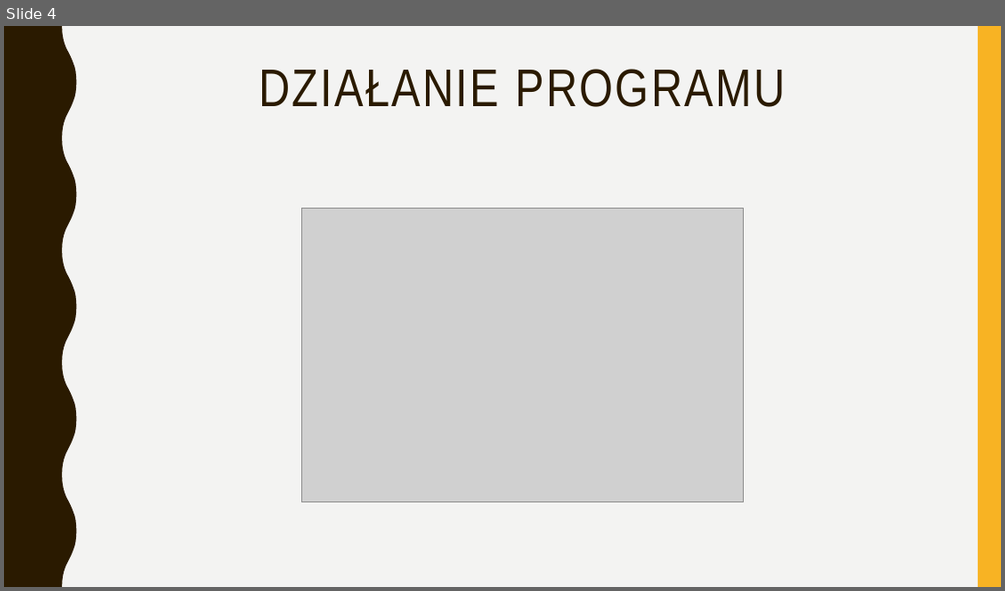
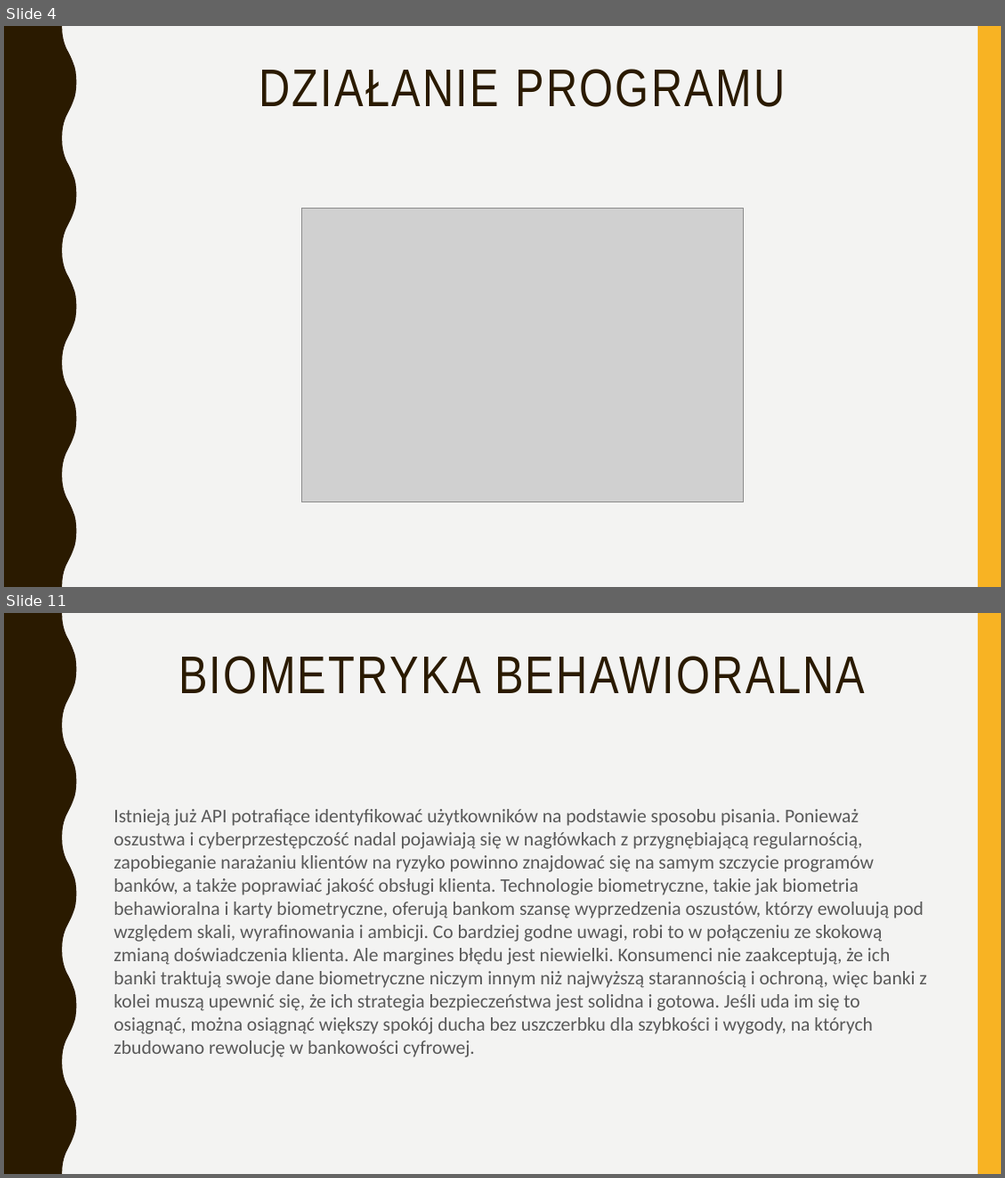
Before and after one commit to Sobiechh/ZSI, a slide deck: MODUL 1/Moduł1.pptx. Shown one above the other, each under a label of ours: slide 4 before the commit, slides 4 and 11 after it; the slides between them are not shown. The pictures are 1005x591 and 1005x1178 pixels, drawn with LibreOffice and Linux fonts; fonts in the diff are those of the drawing; grey boxes stand for pictures. Boxes give left, top, right and bottom in pixels: in the first picture for what was removed or moved away, otherwise in the second. Text is boxed around its words. In the diff, an @@ line names an element or a change of style, - is before the commit and + after.

```diff
--- a/MODUL 1/Moduł1.pptx
+++ b/MODUL 1/Moduł1.pptx
@@ slide 11 added at [4, 613, 1001, 1174], background #F3F3F2; not listed: 2 template elements that a slide beside it also shows @@
@@ title added at [178, 656, 865, 694], 51 pt, text #2A1A00 @@
+BIOMETRYKA BEHAWIORALNA
@@ text added at [113, 809, 927, 1057], 18.5 pt, text #595959 @@
+Istnieją już API potrafiące identyfikować użytkowników na podstawie sposobu pisania. Ponieważ oszustwa i cyberprzestępczość nadal pojawiają się w nagłówkach z przygnębiającą regularnością, zapobieganie narażaniu klientów na ryzyko powinno znajdować się na samym szczycie programów banków, a także poprawiać jakość obsługi klienta. Technologie biometryczne, takie jak biometria behawioralna i karty biometryczne, oferują bankom szansę wyprzedzenia oszustów, którzy ewoluują pod względem skali, wyrafinowania i ambicji. Co bardziej godne uwagi, robi to w połączeniu ze skokową zmianą doświadczenia klienta. Ale margines błędu jest niewielki. Konsumenci nie zaakceptują, że ich banki traktują swoje dane biometryczne niczym innym niż najwyższą starannością i ochroną, więc banki z kolei muszą upewnić się, że ich strategia bezpieczeństwa jest solidna i gotowa. Jeśli uda im się to osiągnąć, można osiągnąć większy spokój ducha bez uszczerbku dla szybkości i wygody, na których zbudowano rewolucję w bankowości cyfrowej.
```
Also in this commit, not shown: 2 slides changed, 7 other slides added.
